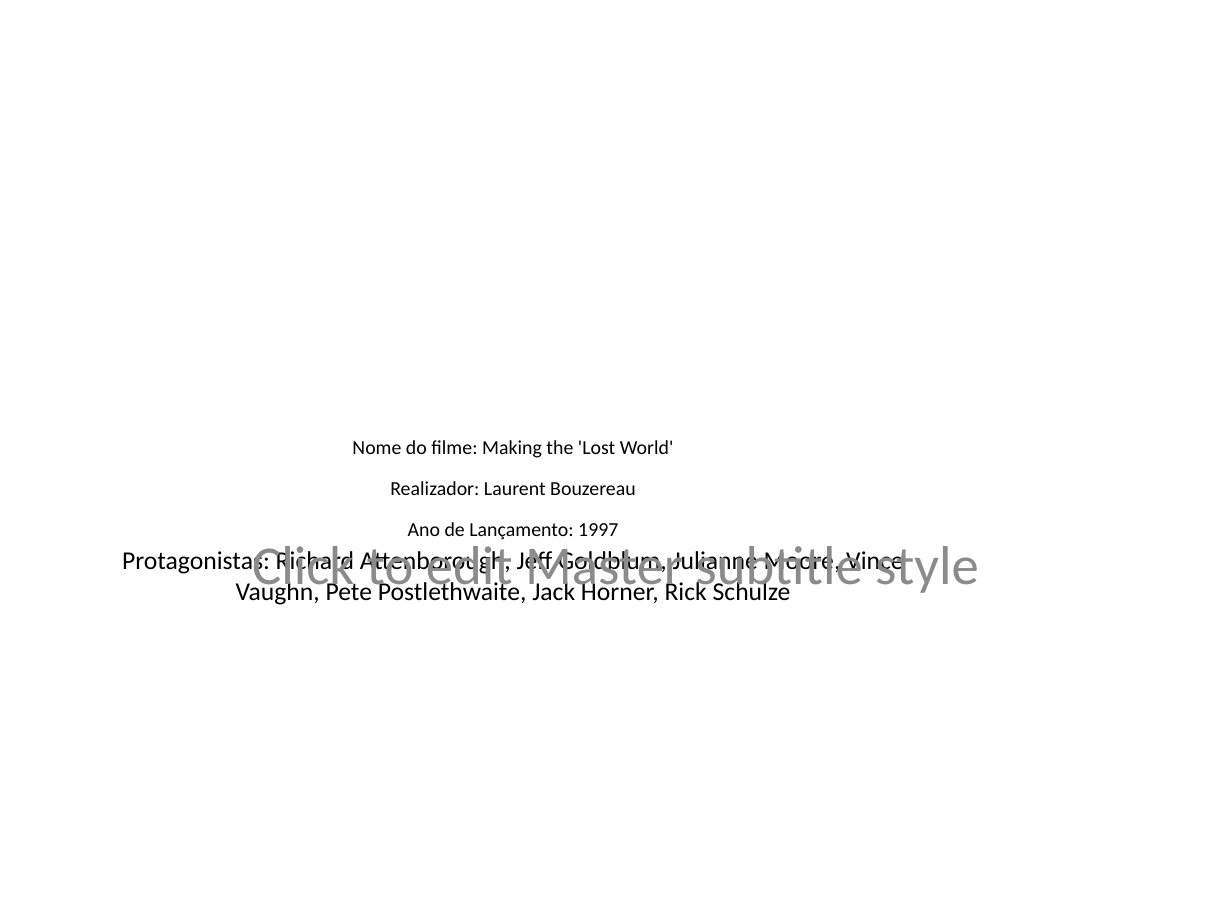
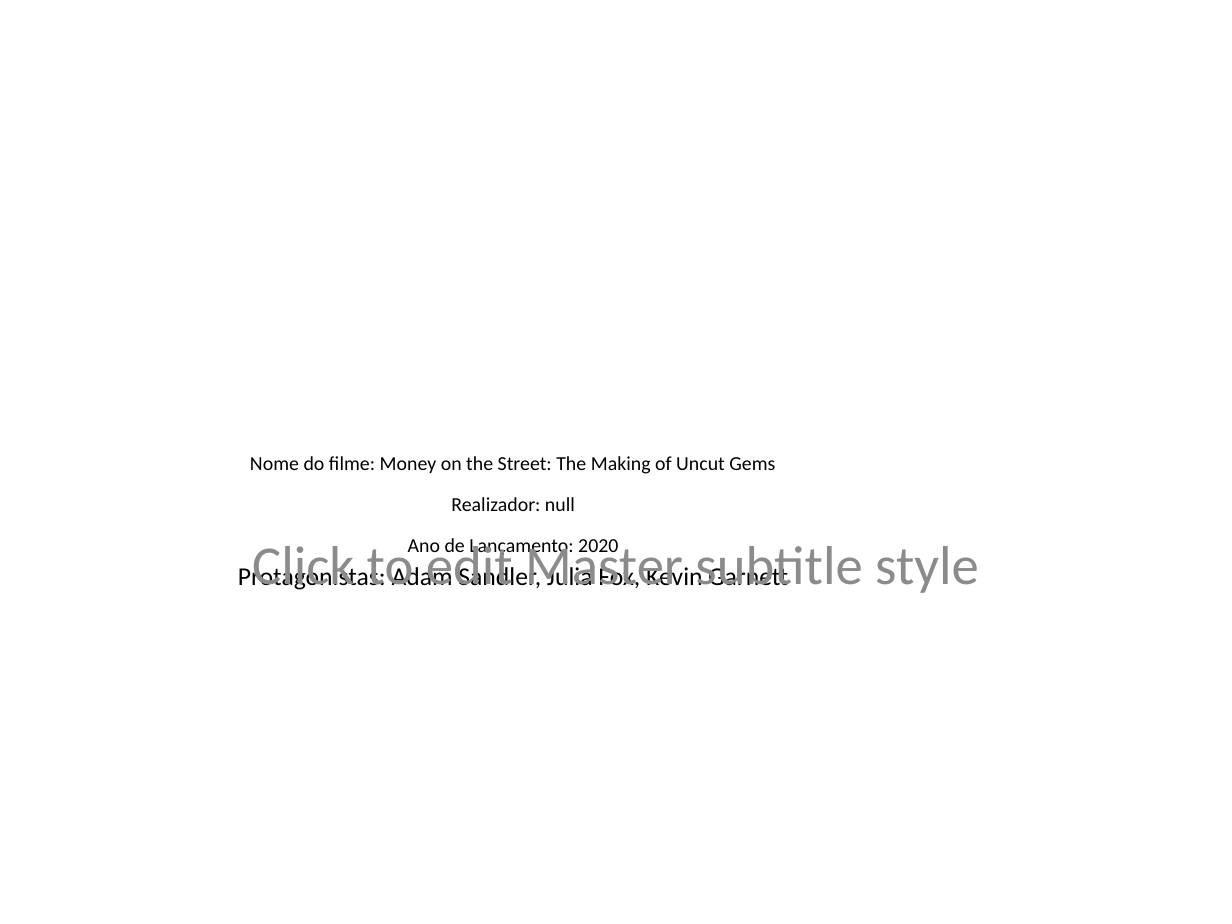
Before and after one commit to rcod1978/exercicios, a slide deck: slide 15 of movie/Filmes.pptx (slide 3 before the commit). Drawn at 1232x924 pixels with LibreOffice and Linux fonts; fonts in the diff are those of the drawing. Boxes give left, top, right and bottom in pixels: in the first picture for what was removed or moved away, otherwise in the second. Text is boxed around its words. In the diff, an @@ line names an element or a change of style, - is before the commit and + after.

```diff
--- a/movie/Filmes.pptx
+++ b/movie/Filmes.pptx
@@ title at bbox=[238, 456, 788, 590]: text changed; size 15 to 20 pt @@
-Nome do filme: Making the 'Lost World'
-Realizador: Laurent Bouzereau
-Ano de Lançamento: 1997
-Protagonistas: Richard Attenborough, Jeff Goldblum, Julianne Moore, Vince Vaughn, Pete Postlethwaite, Jack Horner, Rick Schulze
+Nome do filme: Money on the Street: The Making of Uncut Gems
+Realizador: null
+Ano de Lançamento: 2020
+Protagonistas: Adam Sandler, Julia Fox, Kevin Garnett
```
Also in this commit, not shown: 50 other slides changed, 42 slides added, 71 slides removed, 8 other files.
